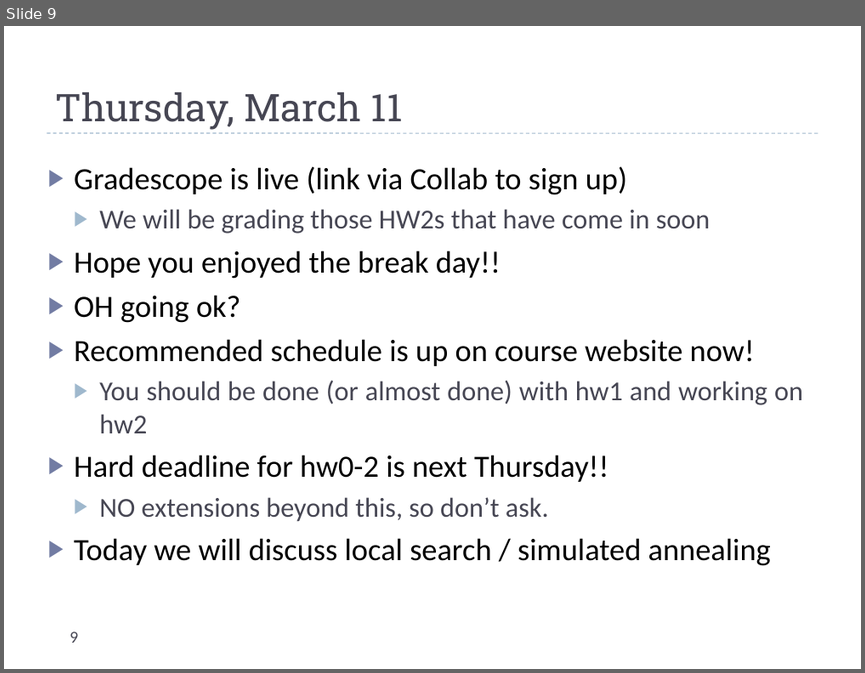
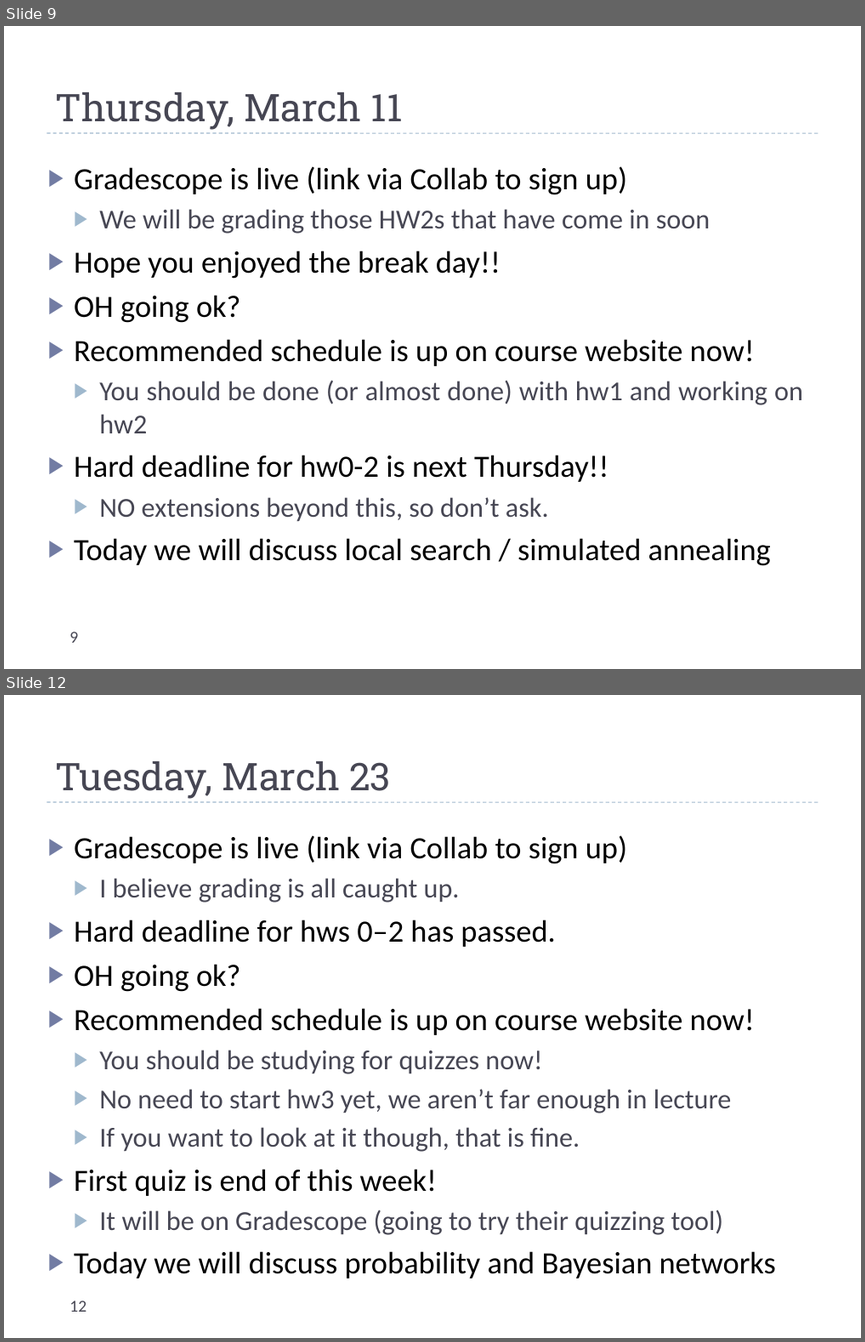
Before and after one commit to markfloryan/AI, a slide deck: slides/dailyannouncements.pptx. Shown one above the other, each under a label of ours: slide 9 before the commit, slides 9 and 12 after it; the slides between them are not shown. The pictures are 865x673 and 865x1342 pixels, drawn with LibreOffice and Linux fonts; fonts in the diff are those of the drawing. Boxes give left, top, right and bottom in pixels: in the first picture for what was removed or moved away, otherwise in the second. Text is boxed around its words. In the diff, an @@ line names an element or a change of style, - is before the commit and + after.

```diff
--- a/slides/dailyannouncements.pptx
+++ b/slides/dailyannouncements.pptx
@@ slide 12 added at (4, 695, 861, 1338), background #FFFFFF; not listed: 1 template element that a slide beside it also shows @@
@@ title added at (55, 761, 391, 799), 32 pt, text #464653 @@
+Tuesday, March 23
@@ text added at (74, 835, 776, 1278), 26 pt, text #000000 @@
+▶ Gradescope is live (link via Collab to sign up)
+  ▶ I believe grading is all caught up.
+▶ Hard deadline for hws 0–2 has passed.
+▶ OH going ok?
+▶ Recommended schedule is up on course website now!
+  ▶ You should be studying for quizzes now!
+  ▶ No need to start hw3 yet, we aren’t far enough in lecture
+  ▶ If you want to look at it though, that is fine.
+▶ First quiz is end of this week!
+  ▶ It will be on Gradescope (going to try their quizzing tool)
+▶ Today we will discuss probability and Bayesian networks
@@ page number added at (69, 1300, 86, 1311), 14 pt, text #464653 @@
+12
```
Also in this commit, not shown: 6 other slides added, 18 other files.
